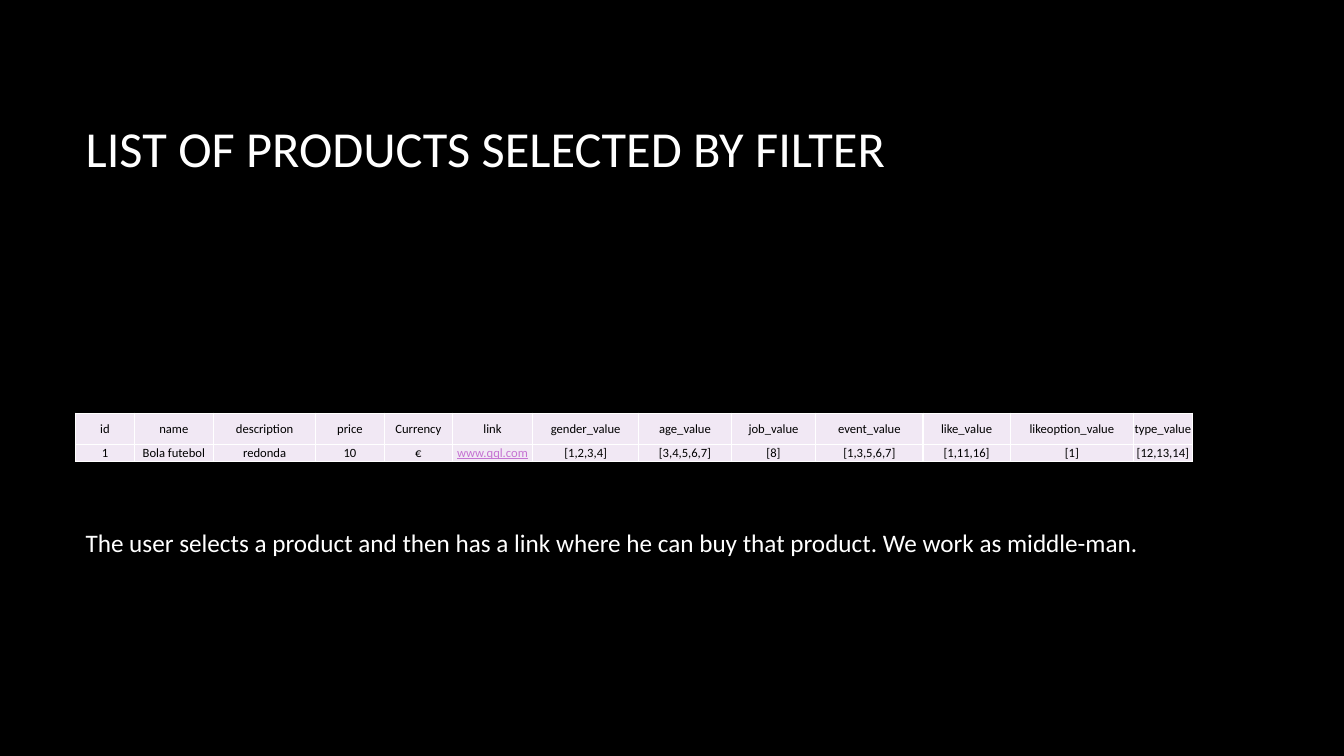
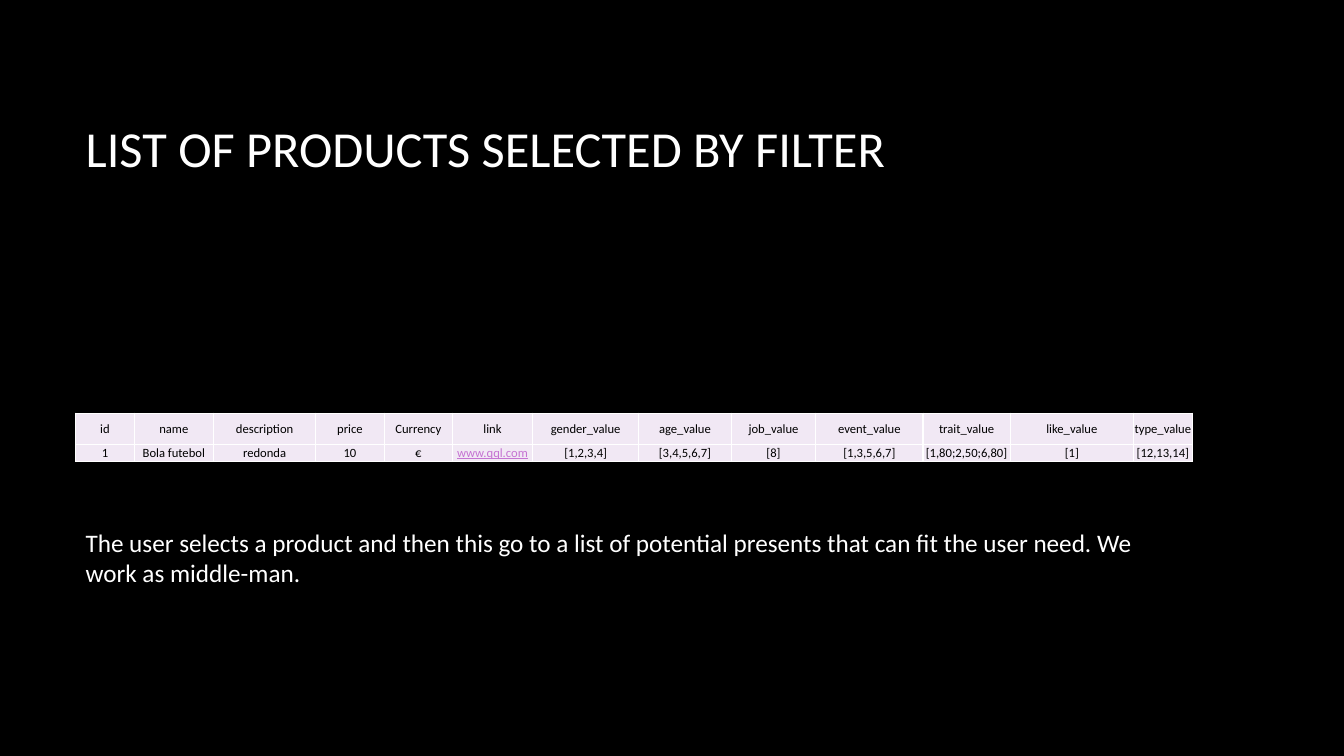
Before and after one commit to lmaia-22/gift_finder, a slide deck: slide 17 of DOCS/gift-finder.pptx (slide 16 before the commit). Drawn at 1344x756 pixels with LibreOffice and Linux fonts; fonts in the diff are those of the drawing; background and template pictures are left out. Boxes give left, top, right and bottom in pixels: in the first picture for what was removed or moved away, otherwise in the second. Text is boxed around its words. In the diff, an @@ line names an element or a change of style, - is before the commit and + after.

```diff
--- a/DOCS/gift-finder.pptx
+++ b/DOCS/gift-finder.pptx
@@ table at bbox=[76, 413, 1193, 463] @@
-row 1, column 11: like_value
+row 1, column 11: trait_value
-row 1, column 12: likeoption_value
+row 1, column 12: like_value
-row 2, column 11: [1,11,16]
+row 2, column 11: [1,80;2,50;6,80]
@@ text at bbox=[86, 534, 1131, 583]: text changed @@
-The user selects a product and then has a link where he can buy that product. We work as middle-man.
+The user selects a product and then this go to a list of potential presents that can fit the user need. We work as middle-man.
```
Also in this commit, not shown: 10 other slides changed, 3 slides added, 1 slide removed, 1 other file.
